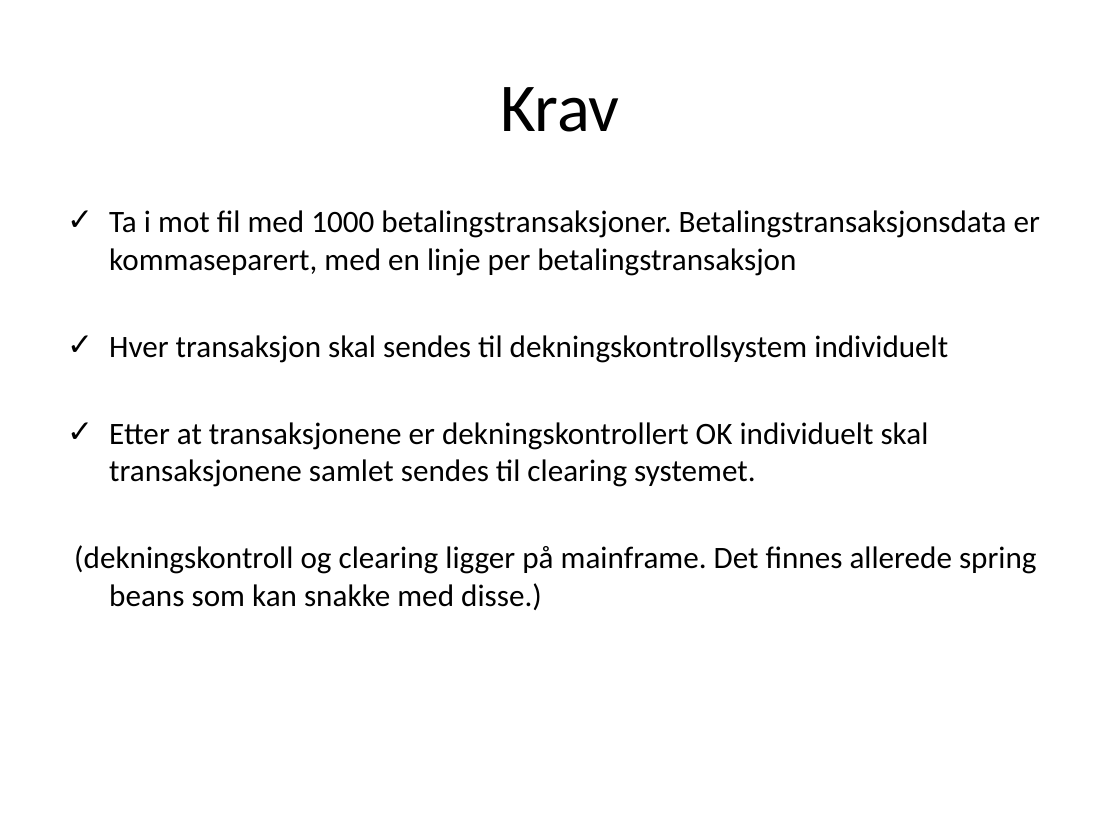
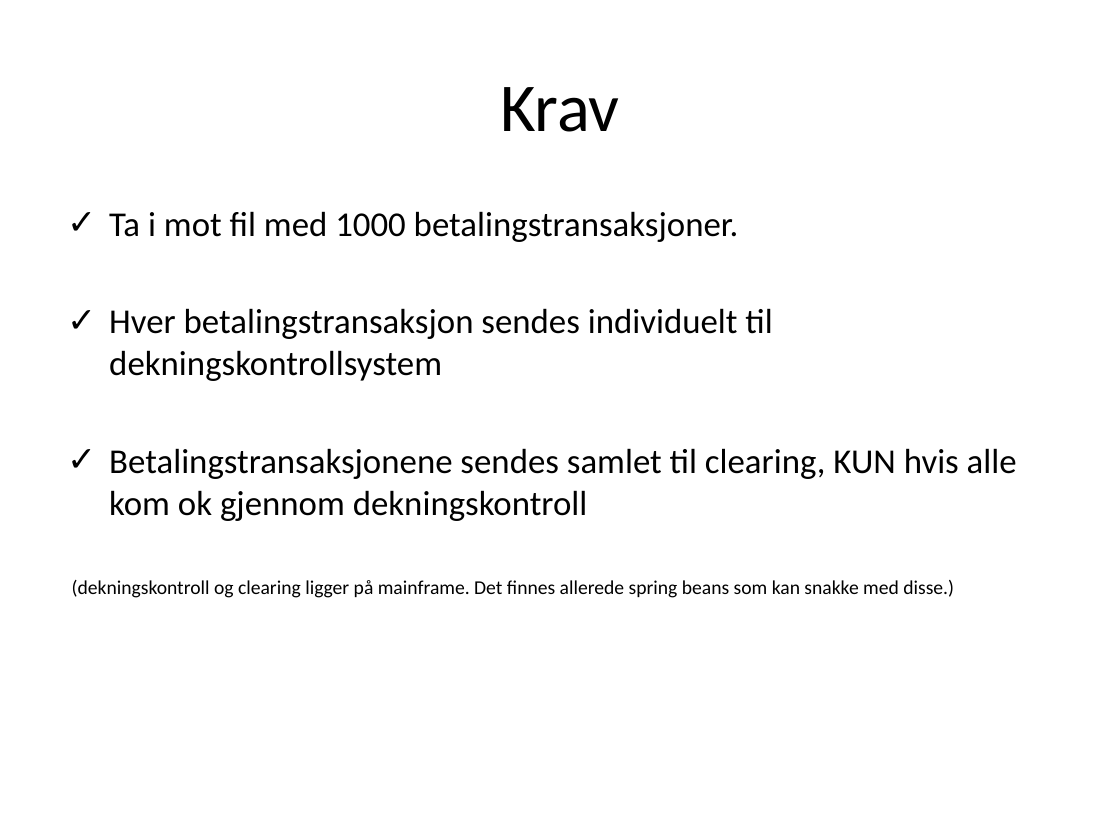
Before and after one commit to runepeter/camel-stuff, a slide deck: slide 4 of camel-spotting.pptx. Drawn at 1120x840 pixels with LibreOffice and Linux fonts; fonts in the diff are those of the drawing. Boxes give left, top, right and bottom in pixels: in the first picture for what was removed or moved away, otherwise in the second. Text is boxed around its words. In the diff, an @@ line names an element or a change of style, - is before the commit and + after.

Commit message:
slides

```diff
--- a/camel-spotting.pptx
+++ b/camel-spotting.pptx
@@ text at box(109, 211, 1017, 521): text changed; size 20 to 22.4 pt @@
-✓ Ta i mot fil med 1000 betalingstransaksjoner. Betalingstransaksjonsdata er kommaseparert, med en linje per betalingstransaksjon
-✓ Hver transaksjon skal sendes til dekningskontrollsystem individuelt
-✓ Etter at transaksjonene er dekningskontrollert OK individuelt skal transaksjonene samlet sendes til clearing systemet.
+✓ Ta i mot fil med 1000 betalingstransaksjoner.
+✓ Hver betalingstransaksjon sendes individuelt til dekningskontrollsystem
+✓ Betalingstransaksjonene sendes samlet til clearing, KUN hvis alle kom ok gjennom dekningskontroll
@@ text at box(72, 580, 954, 598): size 20 to 12.6 pt in "(dekningskontroll og clearing ligger på mainframe. Det ..."; less space between paragraphs @@
```
Also in this commit, not shown: 1 other slide changed, 4 slides added, 2 slides removed.
